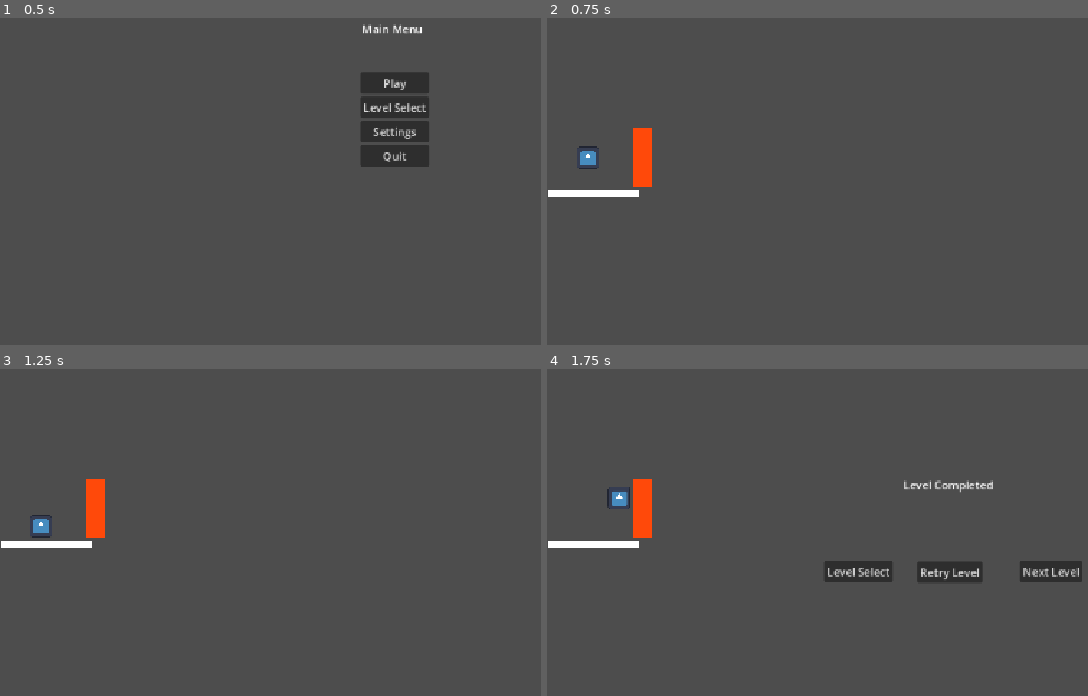
Above: before the commit, frames 1-4 (two rows, left to right).
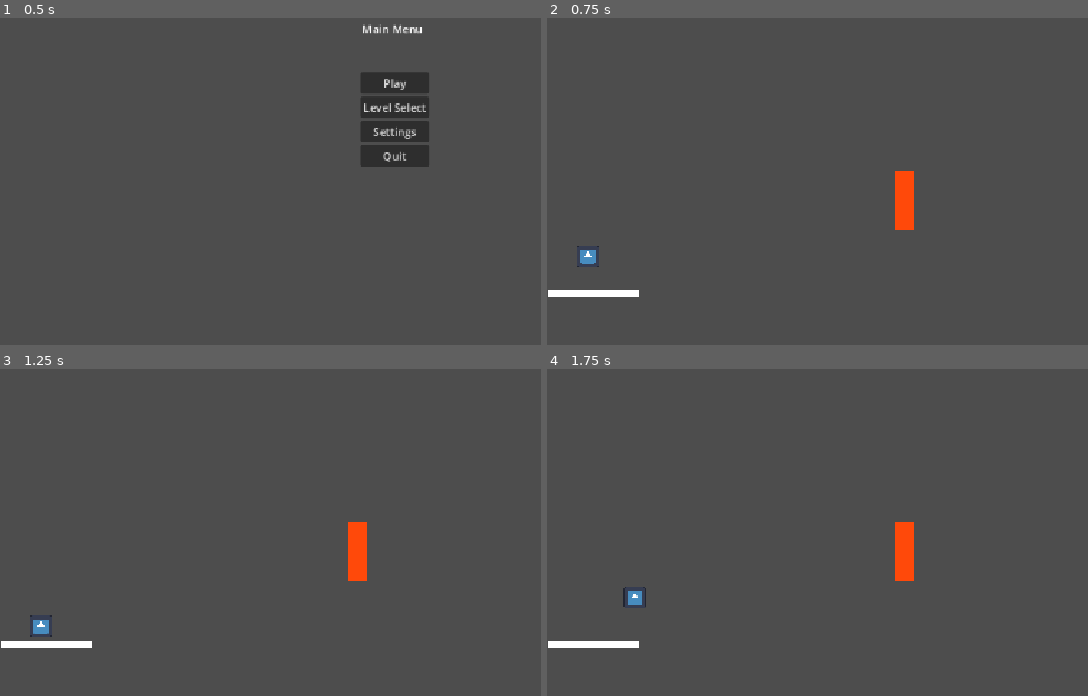
Above: after the commit, the same moments.

Repository: Cayuga007/summer-summit-2026
Game: Godot game, scene res://UI/Main_menu.tscn
Same seed, same stepped clock (60 frames per second), same inputs: the game is played once before the commit and once after it. The engine's default icon, where the game draws it, is replaced by a stand-in: a white triangle on a blue panel in a dark square.
Inputs (mouse positions are in pixels of both pictures, inside the frame that each line leads up to):
- Up to frame 1 (0.5 s): no input
- Up to frame 2 (0.75 s): click "Play" at 0.5 s
- Up to frame 3 (1.25 s): no input
- Up to frame 4 (1.75 s): tap Enter (ui_accept) at 1.25, 1.52 s; move the mouse to (outside the picture) at 1.27 s; hold D (right) from 1.28 s (still down); click (outside the picture) at 1.42 s

Frame 1 is identical in both runs. In frame 2, 2.3% of the frame differs, in the area x 0-68%, y 33-86%; in frame 3, 2.3%; in frame 4, 4.6%, in the area x 0-99%, y 33-86%.

Commit message:
feat: hold click to print paint

Diff:
--- a/Levels/Level_1.tscn
+++ b/Levels/Level_1.tscn
@@ -1,40 +1,43 @@
-[gd_scene load_steps=7 format=3 uid="uid://ba7m8a545g0od"]
+[gd_scene format=3 uid="uid://ba7m8a545g0od"]
 
 [ext_resource type="PackedScene" uid="uid://32q6t44ytub2" path="res://Player.tscn" id="1_ka50d"]
 [ext_resource type="Script" uid="uid://bsc26vk53x34t" path="res://Scripts/level_1.gd" id="1_wsn87"]
 [ext_resource type="PackedScene" uid="uid://cm2yksx2t35f0" path="res://platform.tscn" id="2_8a5oj"]
 [ext_resource type="PackedScene" uid="uid://cm1hyrx840p0x" path="res://victory_door.tscn" id="3_nl7va"]
 [ext_resource type="PackedScene" uid="uid://qth4natevc18" path="res://UI/Level_completed.tscn" id="4_waoec"]
+[ext_resource type="PackedScene" uid="uid://c1l05i3hik58a" path="res://paintbrush.tscn" id="6_ntpbt"]
 
 [sub_resource type="WorldBoundaryShape2D" id="WorldBoundaryShape2D_8a5oj"]
 
-[node name="Level_1" type="Node2D"]
+[node name="Level_1" type="Node2D" unique_id=784622399]
 script = ExtResource("1_wsn87")
 
-[node name="LevelCompleted" parent="." instance=ExtResource("4_waoec")]
+[node name="LevelCompleted" parent="." unique_id=1385669748 instance=ExtResource("4_waoec")]
 
-[node name="Camera2D" type="Camera2D" parent="."]
+[node name="Camera2D" type="Camera2D" parent="." unique_id=292807426]
 position = Vector2(1151, 258)
 zoom = Vector2(0.5, 0.5)
 
-[node name="Player" parent="." instance=ExtResource("1_ka50d")]
-position = Vector2(117, 99)
+[node name="Player" parent="." unique_id=1975813302 instance=ExtResource("1_ka50d")]
+position = Vector2(117, 382)
 
-[node name="Platform" parent="." instance=ExtResource("2_8a5oj")]
-position = Vector2(133.00006, 214)
+[node name="Platform" parent="." unique_id=2060322004 instance=ExtResource("2_8a5oj")]
+position = Vector2(133.00006, 502)
 
-[node name="Wall" type="StaticBody2D" parent="."]
+[node name="Wall" type="StaticBody2D" parent="." unique_id=2055541992]
 rotation = 1.5707964
 
-[node name="CollisionShape2D" type="CollisionShape2D" parent="Wall"]
+[node name="CollisionShape2D" type="CollisionShape2D" parent="Wall" unique_id=660164374]
 position = Vector2(290, 1.9999876)
 shape = SubResource("WorldBoundaryShape2D_8a5oj")
 
-[node name="Floor" type="StaticBody2D" parent="."]
+[node name="Floor" type="StaticBody2D" parent="." unique_id=811715813]
 
-[node name="CollisionShape2D" type="CollisionShape2D" parent="Floor"]
+[node name="CollisionShape2D" type="CollisionShape2D" parent="Floor" unique_id=1670435422]
 position = Vector2(4, 644)
 shape = SubResource("WorldBoundaryShape2D_8a5oj")
 
-[node name="VictoryDoor" parent="." instance=ExtResource("3_nl7va")]
-position = Vector2(274, 110)
+[node name="VictoryDoor" parent="." unique_id=1050985326 instance=ExtResource("3_nl7va")]
+position = Vector2(1029, 232)
+
+[node name="Paintbrush" parent="." unique_id=1638959940 instance=ExtResource("6_ntpbt")]
--- a/Player.tscn
+++ b/Player.tscn
@@ -6,13 +6,13 @@
 [sub_resource type="CircleShape2D" id="CircleShape2D_kpjcp"]
 radius = 85.70297
 
-[node name="Player" type="CharacterBody2D" groups=["Player"]]
+[node name="Player" type="CharacterBody2D" unique_id=1599564440 groups=["Player"]]
 scale = Vector2(0.5, 0.5)
 script = ExtResource("1_kpjcp")
 
-[node name="CollisionShape2D" type="CollisionShape2D" parent="."]
+[node name="CollisionShape2D" type="CollisionShape2D" parent="." unique_id=1665931828]
 shape = SubResource("CircleShape2D_kpjcp")
 
-[node name="Icon" type="Sprite2D" parent="."]
+[node name="Icon" type="Sprite2D" parent="." unique_id=905120733]
 position = Vector2(0, 9.536743e-07)
 texture = ExtResource("1_xhfnw")
--- /dev/null
+++ b/Scripts/paint.gd
@@ -0,0 +1,11 @@
+class_name Paint extends Node
+
+
+# Called when the node enters the scene tree for the first time.
+func _ready() -> void:
+	pass # Replace with function body.
+
+
+# Called every frame. 'delta' is the elapsed time since the previous frame.
+func _process(delta: float) -> void:
+	pass
--- /dev/null
+++ b/Scripts/paintbrush.gd
@@ -0,0 +1,20 @@
+class_name Paintbrush extends Node2D
+
+
+@export var paint_prefab: Paint
+
+var _is_holding := false
+
+
+# Called when the node enters the scene tree for the first time.
+func _ready() -> void:
+	pass # Replace with function body.
+
+func _input(event: InputEvent) -> void:
+	if event is InputEventMouseButton and event.button_index == MOUSE_BUTTON_LEFT:
+		if event.is_pressed():
+			_is_holding = true
+		elif event.is_released():
+			_is_holding = false
+	if event is InputEventMouseMotion and _is_holding:
+		print("Paint")
--- /dev/null
+++ b/paintbrush.tscn
@@ -0,0 +1,6 @@
+[gd_scene format=3 uid="uid://c1l05i3hik58a"]
+
+[ext_resource type="Script" uid="uid://br2lq756kfoy6" path="res://Scripts/paintbrush.gd" id="1_kh68u"]
+
+[node name="Paintbrush" type="Node2D" unique_id=1638959940]
+script = ExtResource("1_kh68u")
Not shown: 1 places in Player.tscn that only renumber resources
Not shown, added: Scripts/paint.gd.uid
Not shown, added: Scripts/paintbrush.gd.uid
